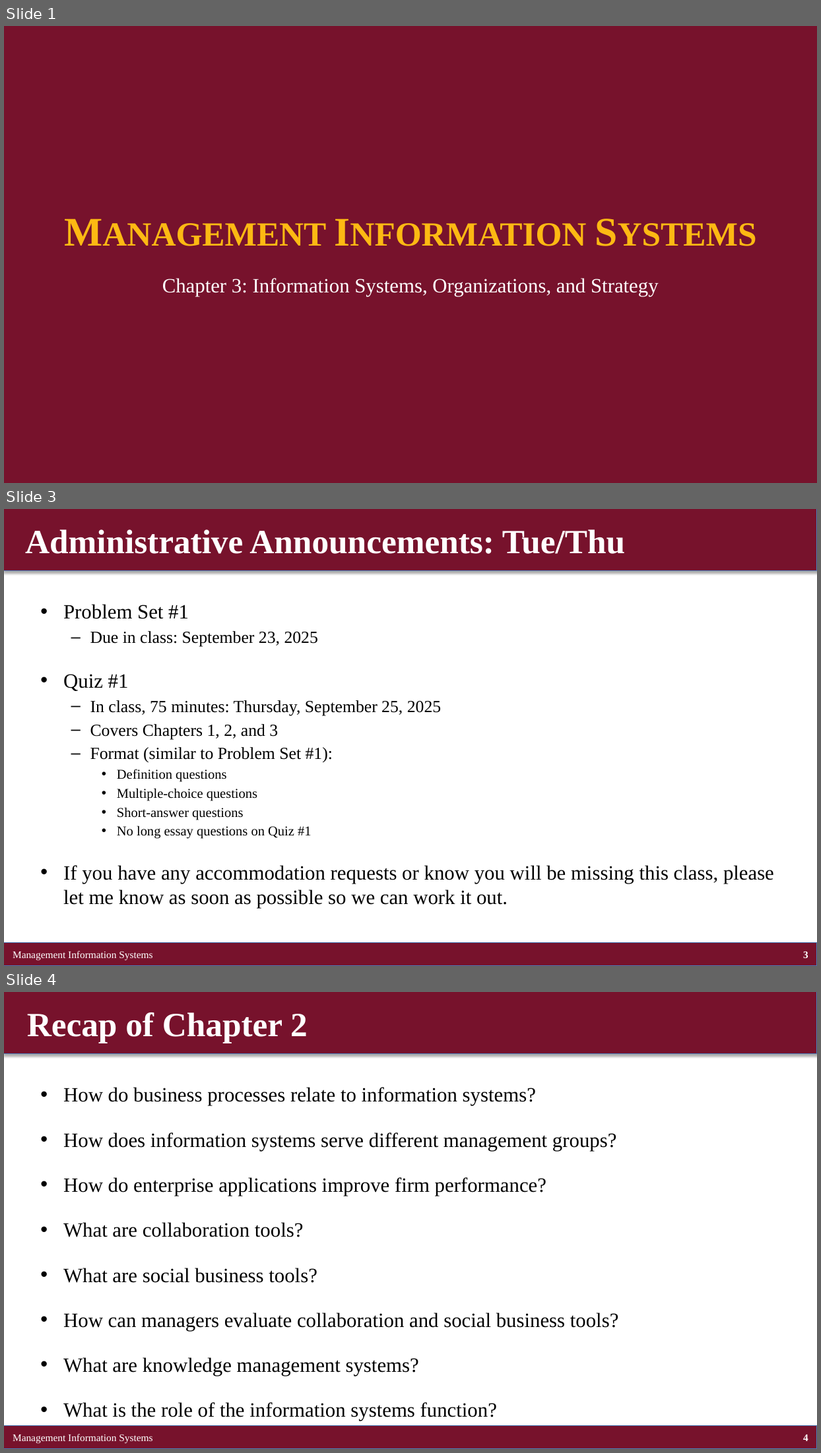
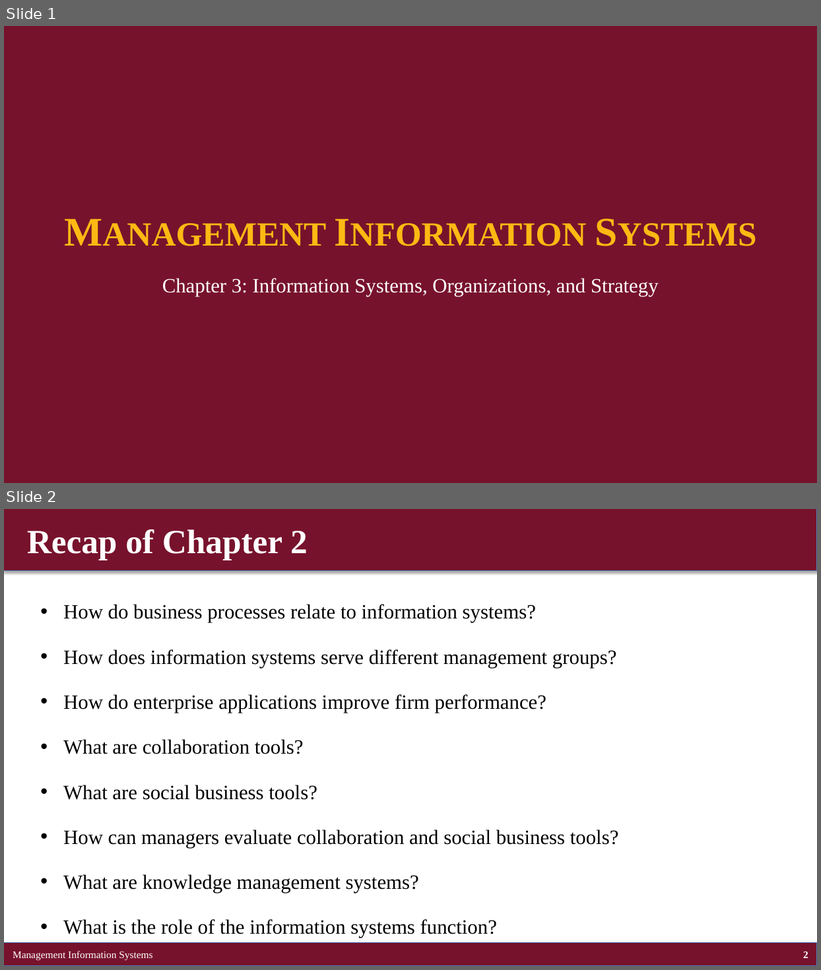
Before and after one commit to brianhwpark/brianhwpark.github.io, a slide deck: files/teaching-resources/concordiacollege-busn-315/busn-315-lecture-note/busn315-ch03.pptx. Shown one above the other, each under a label of ours: slides 1, 3 and 4 before the commit, slides 1 and 2 after it; the slides between them are not shown. The pictures are 821x1453 and 821x970 pixels, drawn with LibreOffice and Linux fonts; fonts in the diff are those of the drawing. Boxes give left, top, right and bottom in pixels: in the first picture for what was removed or moved away, otherwise in the second. Text is boxed around its words. In the diff, an @@ line names an element or a change of style, - is before the commit and + after.

```diff
--- a/files/teaching-resources/concordiacollege-busn-315/busn-315-lecture-note/busn315-ch03.pptx
+++ b/files/teaching-resources/concordiacollege-busn-315/busn-315-lecture-note/busn315-ch03.pptx
@@ slide 3 removed at <box>4,509,817,966</box>, background #FFFFFF @@
@@ rectangle removed at <box>4,509,817,570</box> @@
@@ text removed at <box>25,529,625,554</box> @@
-Administrative Announcements: Tue/Thu
@@ text removed at <box>63,604,774,908</box> @@
-• Problem Set #1
-  – Due in class: September 23, 2025
-• Quiz #1
-  – In class, 75 minutes: Thursday, September 25, 2025
-  – Covers Chapters 1, 2, and 3
-  – Format (similar to Problem Set #1):
-    • Definition questions
-    • Multiple-choice questions
-    • Short-answer questions
-    • No long essay questions on Quiz #1
-• If you have any accommodation requests or know you will be missing this class, please let me know as soon as possible so we can work it out.
@@ rectangle removed at <box>4,943,817,966</box> @@
@@ text removed at <box>13,951,152,961</box> @@
-Management Information Systems
@@ page number removed at <box>803,952,809,958</box> @@
-3
@@ what was slide 4 is now slide 2 @@
@@ page number at <box>803,952,809,958</box>: text changed @@
-4
+2
```
Also in this commit, not shown: 7 slides changed, 1 other slide removed, 9 other files.
